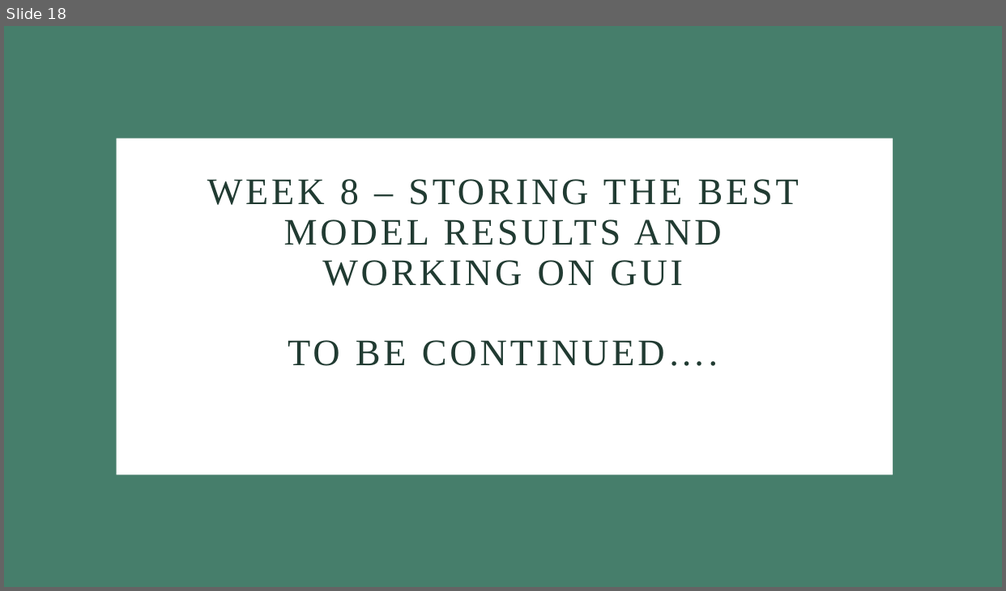
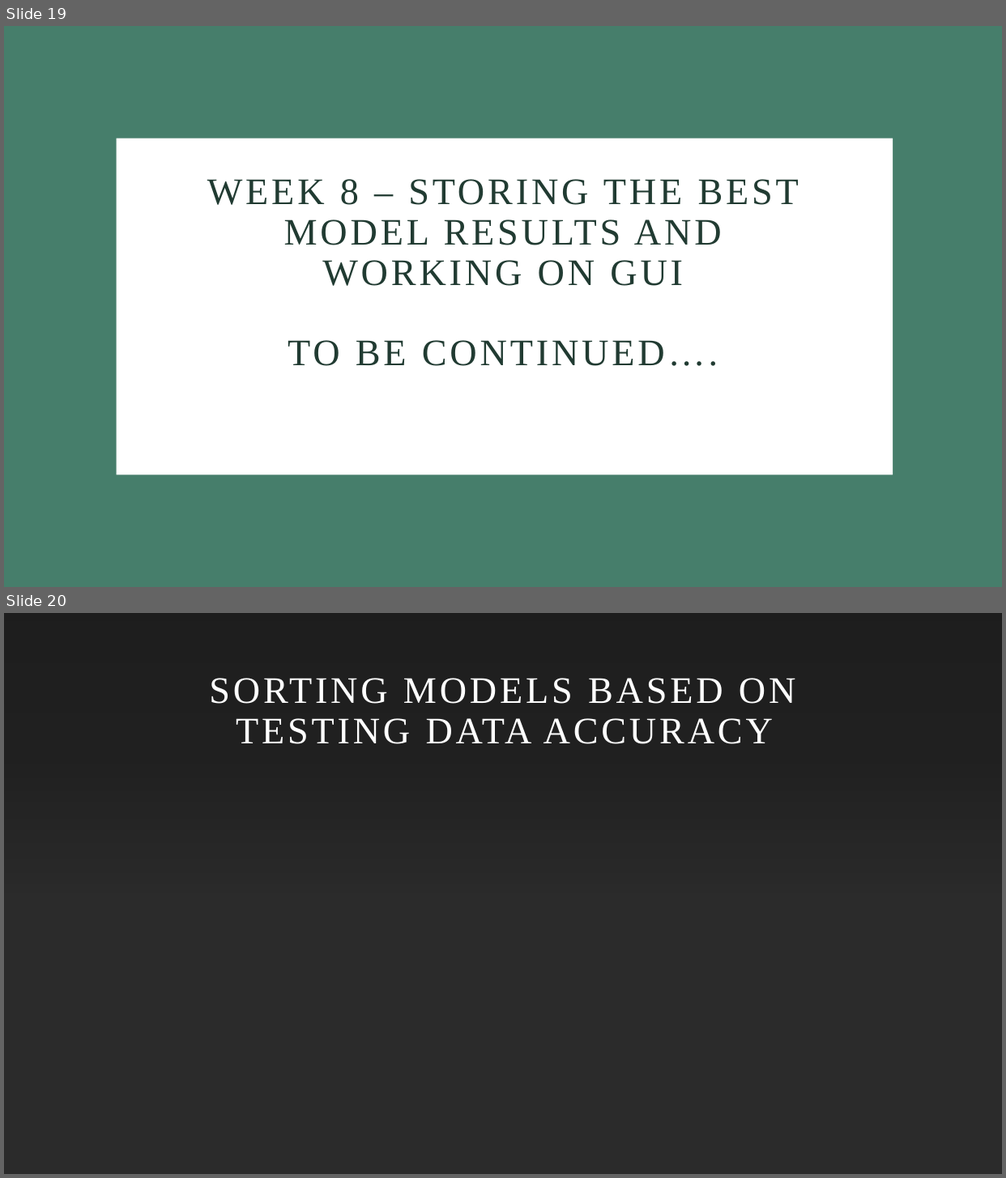
Before and after one commit to mpriyankapatil/ISU-Software_Project_2024, a slide deck: Week 6 .pptx. Shown one above the other, each under a label of ours: slide 18 before the commit, slides 19 and 20 after it. The pictures are 1006x591 and 1006x1178 pixels, drawn with LibreOffice and Linux fonts; fonts in the diff are those of the drawing; background and template pictures are left out; a plain dark background stands for a picture behind light text. Boxes give left, top, right and bottom in pixels: in the first picture for what was removed or moved away, otherwise in the second. Text is boxed around its words. In the diff, an @@ line names an element or a change of style, - is before the commit and + after.

```diff
--- a/Week 6 .pptx
+++ b/Week 6 .pptx
@@ slide 20 added at bbox=[4, 613, 1002, 1174], background picture (left out) @@
@@ rectangle added at bbox=[4, 613, 1002, 1174], fill #FFFFFF @@
@@ rectangle added at bbox=[4, 613, 1002, 894], fill gradient #000000 @@
@@ title added at bbox=[209, 678, 796, 744], 36 pt, text #FFFFFF @@
+SORTING MODELS BASED ON TESTING DATA ACCURACY
@@ what was slide 18 is now slide 19 @@
```
Also in this commit, not shown: 1 slide changed, 6 other slides added, 1 other file.
